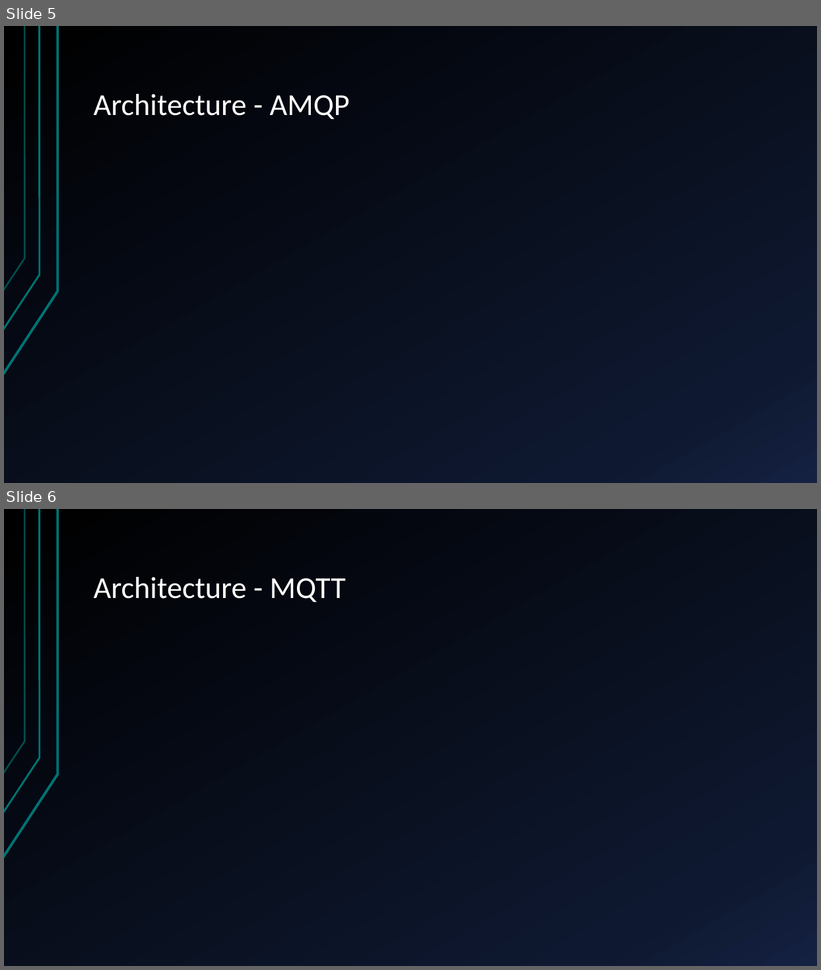
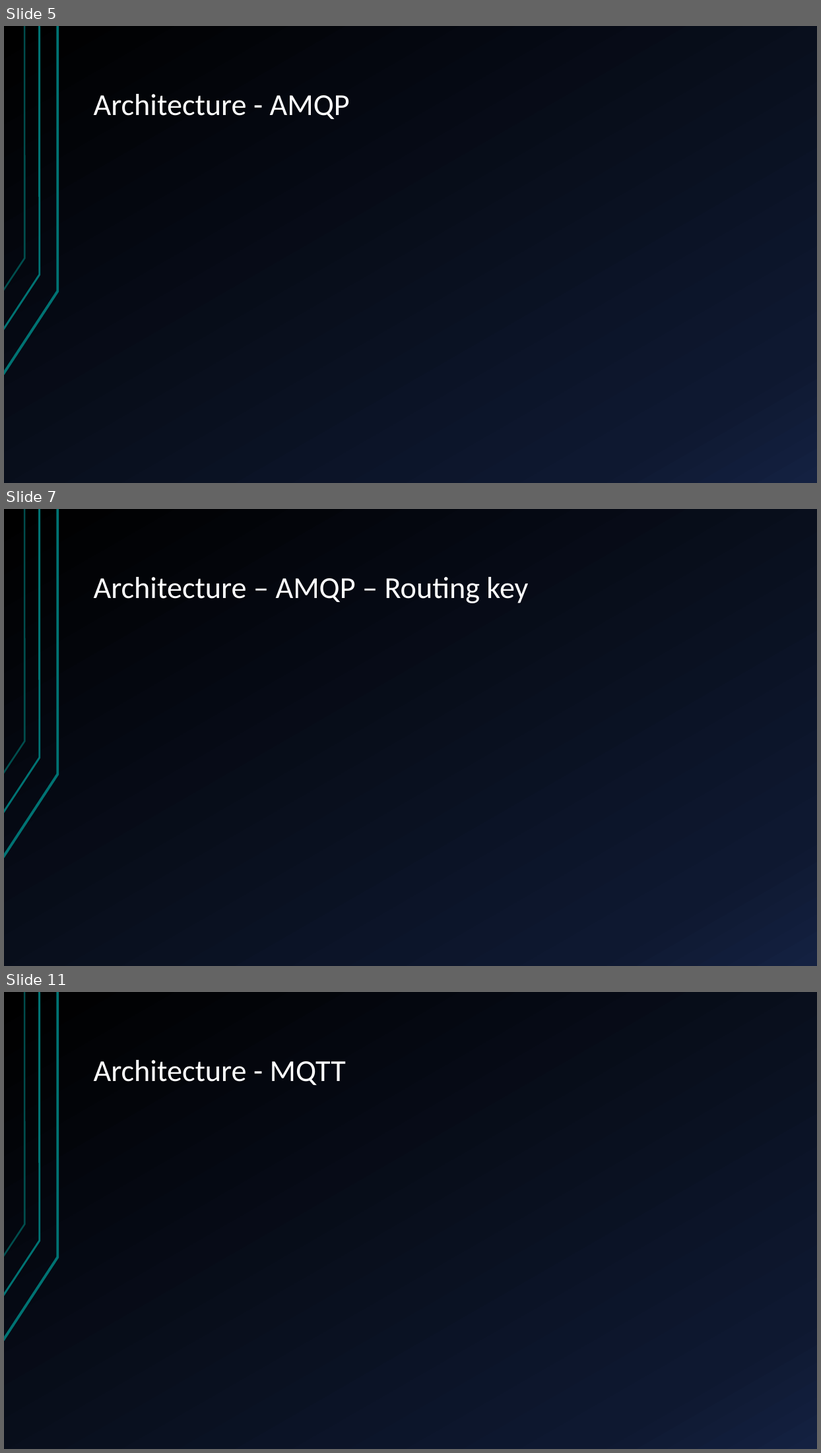
Before and after one commit to marc7666/Distributed-computing-course, a slide deck: Activities/Activity 2/RabbitMQ – components, benefits and application.pptx. Shown one above the other, each under a label of ours: slides 5 and 6 before the commit, slides 5, 7 and 11 after it; the slides between them are not shown. The pictures are 821x970 and 821x1453 pixels, drawn with LibreOffice and Linux fonts; fonts in the diff are those of the drawing. Boxes give left, top, right and bottom in pixels: in the first picture for what was removed or moved away, otherwise in the second. Text is boxed around its words. In the diff, an @@ line names an element or a change of style, - is before the commit and + after.

```diff
--- a/Activities/Activity 2/RabbitMQ – components, benefits and application.pptx
+++ b/Activities/Activity 2/RabbitMQ – components, benefits and application.pptx
@@ slide 7 added at [4, 509, 817, 966], background gradient #000000 to #0F1931 to #142242; not listed: 3 template elements that a slide beside it also shows @@
@@ title added at [94, 577, 528, 603], 36 pt, text #FFFFFF @@
+Architecture – AMQP – Routing key
@@ what was slide 6 is now slide 11 @@
```
Also in this commit, not shown: 4 other slides added, 6 other files.
